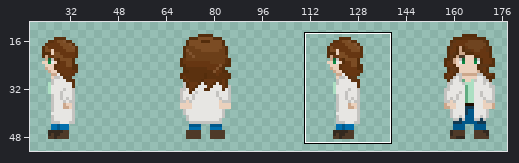
Sprite sheet -- A little help/Assets/Sprites/MainCharacter.png. The first picture is a wide view before the edit; the outline marks the close-up.
Close-up. As it was:
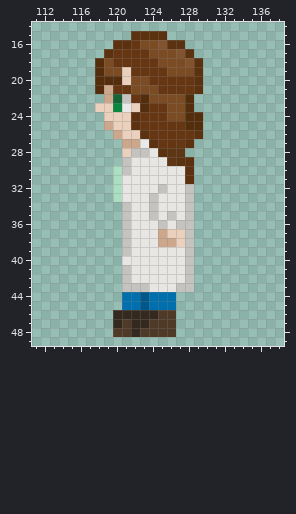
The file is 200x60 pixels. Colours within 5 levels of each other are drawn and written as one. Shown: x 111..138, y 14..49. The wide view leaves out empty margins.
And afterwards:
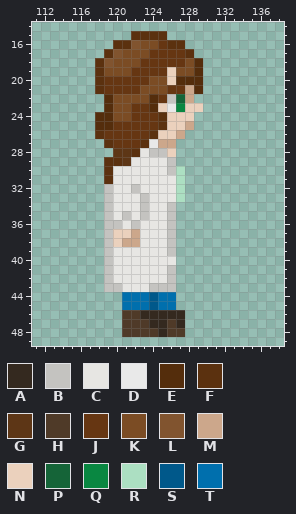
Palette (. is transparent): A #34291f  B #c4c3c0  C #e7e6e3  D #e9e9e9  E #542d0c  F #5b310f  G #5d3616  H #4f3a28  J #663612  K #7b4c24  L #81542f  M #cca78b  N #ebd1bd  P #156438  Q #098741  R #acdfc2  S #00588a  T #006fad
Changes in this commit:
@@ x 116..131 @@
 15 ......FFFF......
-16 ....FFJKKLFF....
-17 ...FJJJJKKKLF...
-18 ..EKJJJJJKKKLF..
-19 ..EKKNJJJJKKKF..
-20 ..EEENKKJJJJJF..
-21 ..EMJJKKKJJJJF..
-22 ...MPBJEKKKKE...
-23 ..NNQDNEJJKKE...
-24 ...NNNFJJJKKEE..
-25 ...MNNFJJJJJEE..
-26 ....MNNFJJJJJF..
-27 .....MMDFJJJF...
-28 .....NBBCFGG....
-29 .....BCCCCGFF...
-30 ....RBCCCCCCF...
-31 ....RCCCCCCCF...
-32 ....RCCCCBCCB...
-33 ....RCCCBCCCB...
-34 .....BCCBCCCB...
-35 .....BCCBCBCB...
-36 .....BCCCBCBB...
-37 .....BCCCMNNB...
-38 .....BCCCMMNB...
-39 .....BCCCCCCB...
-40 .....CCCCCCCB...
-41 .....BCCCCCCB...
-42 .....BCCCCCCB...
-43 .....BBBCCCBB...
-44 .....TTSTTT.....
-45 .....TTSTTT.....
-46 ....AAAAAHH.....
-47 ....AHAAHHH.....
-48 ....HHAHHHH.....
+16 ....FFLKKJFF....
+17 ...FLKKKJJJJF...
+18 ..FLKKKJJJJJKE..
+19 ..FKKKJJJJNKKE..
+20 ..FJJJJJKKNEEE..
+21 ..FJJJJKKKJJME..
+22 ...EKKKKEJBPM...
+23 ...EKKJJENDQNN..
+24 ..EEKKJJJFNNN...
+25 ..EEJJJJJFNNM...
+26 ..FJJJJJFNNM....
+27 ...FJJJFDMM.....
+28 ....GGFCBBN.....
+29 ...FFGCCCCB.....
+30 ...FCCCCCCBR....
+31 ...FCCCCCCCR....
+32 ...BCCBCCCCR....
+33 ...BCCCBCCCR....
+34 ...BCCCBCCB.....
+35 ...BCBCBCCB.....
+36 ...BBCBCCCB.....
+37 ...BNNMCCCB.....
+38 ...BNMMCCCB.....
+39 ...BCCCCCCB.....
+40 ...BCCCCCCC.....
+41 ...BCCCCCCB.....
+42 ...BCCCCCCB.....
+43 ...BBCCCBBB.....
+44 .....TTTSTT.....
+45 .....TTTSTT.....
+46 .....HHAAAAA....
+47 .....HHHAAHA....
+48 .....HHHHAHH....
 49 ................
Pixel boxes of the changes (left, top, right, bottom) in both close-ups:
changed: (95, 40, 203, 337)
